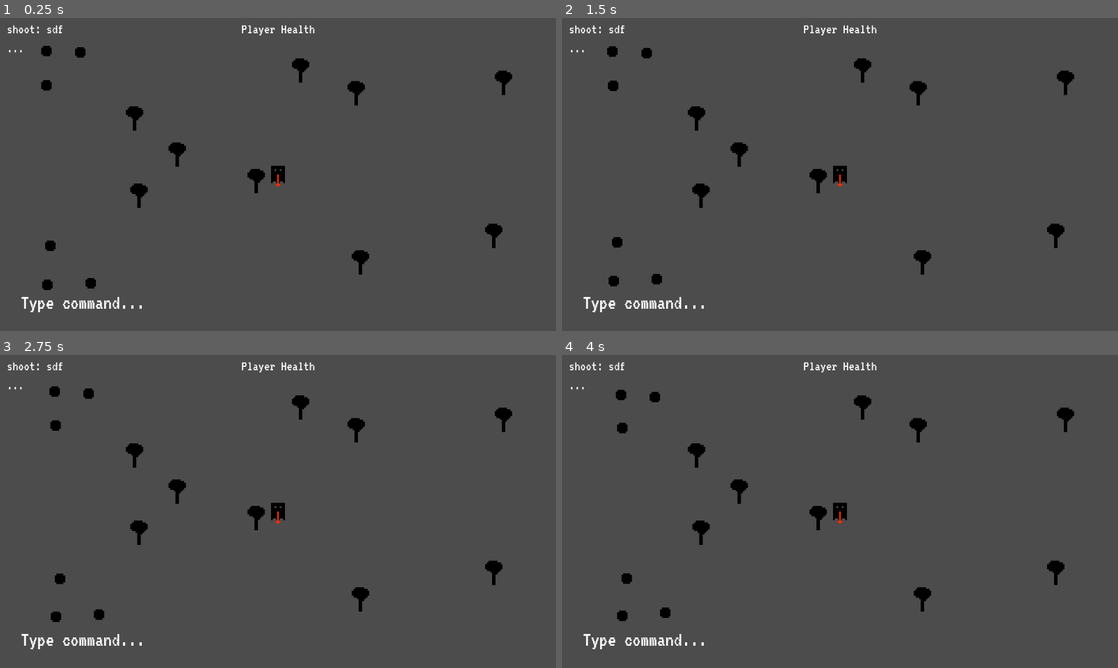
Above: before the commit, frames 1-4 (two rows, left to right).
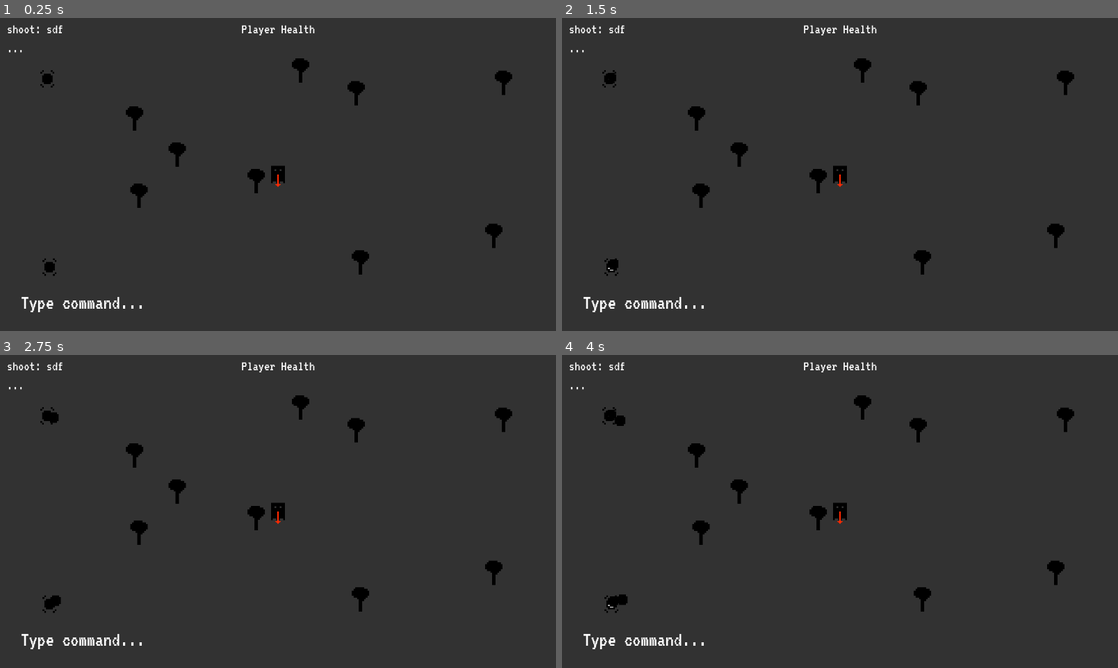
Above: after the commit, the same moments.

Repository: Anudin/LD41
Game: Godot game, scene res://Main.tscn
The game is run twice, just before and just after one commit, with the same random seed, the same clock (stepped at 60 frames per second) and the same inputs.
Inputs:
- Up to frame 1 (0.25 s): no input
- Up to frame 2 (1.5 s): tap Enter at 0.5, 0.6 s; tap Space at 0.77 s; tap Backspace at 1.35 s
- Up to frame 3 (2.75 s): tap Space at 1.52 s; tap Delete at 2.1 s
- Up to frame 4 (4 s): tap Enter at 2.85 s; tap Space at 3.02, 3.77 s; tap Backspace at 3.6 s

The runs differ from the first frame. In frame 1, 98% of the frame differs, in the area x 0-100%, y 0-100%; in frame 2, 98%; in frame 3, 98%; in frame 4, 98%.

Commit message:
fixed spawns with limited respawner

Diff:
--- a/Main.gd
+++ b/Main.gd
@@ -16,9 +16,10 @@
 	update_temp_commands_display()
 
 func _process(delta):
-	if get_tree().get_nodes_in_group("enemies").size() == 0:
-		print("You're a winner!")
-		call_deferred("restart_game")
+	pass
+#	if get_tree().get_nodes_in_group("enemies").size() == 0:
+#		print("You're a winner!")
+#		call_deferred("restart_game")
 
 func verify_command(command):
 	if COMMANDS.has(command):
--- a/Main.tscn
+++ b/Main.tscn
@@ -4,7 +4,7 @@
 [ext_resource path="res://fonts/VT323-Regular.ttf" type="DynamicFontData" id=2]
 [ext_resource path="res://TextInput/TextInput.tscn" type="PackedScene" id=3]
 [ext_resource path="res://environment/Tree.tscn" type="PackedScene" id=4]
-[ext_resource path="res://AI/AI.tscn" type="PackedScene" id=5]
+[ext_resource path="res://Spawns/Spawn.tscn" type="PackedScene" id=5]
 [ext_resource path="res://Player/Player.tscn" type="PackedScene" id=6]
 
 [sub_resource type="DynamicFont" id=1]
@@ -25,6 +25,7 @@
 
 [node name="UI" type="Control" parent="." index="0"]
 
+editor/display_folded = true
 anchor_left = 0.0
 anchor_top = 0.0
 anchor_right = 0.0
@@ -155,31 +156,15 @@
 
 position = Vector2( 319.598, 436.548 )
 
+[node name="Spawn" parent="Level" index="9" instance=ExtResource( 5 )]
+
+position = Vector2( 108.562, 140.296 )
+
+[node name="Spawn2" parent="Level" index="10" instance=ExtResource( 5 )]
+
+position = Vector2( 113.573, 572.874 )
+
 [node name="AI" type="Node2D" parent="." index="2"]
-
-[node name="AI3" parent="AI" index="0" instance=ExtResource( 5 )]
-
-position = Vector2( 104.559, 74.7488 )
-
-[node name="AI5" parent="AI" index="1" instance=ExtResource( 5 )]
-
-position = Vector2( 104.924, 154.703 )
-
-[node name="AI6" parent="AI" index="2" instance=ExtResource( 5 )]
-
-position = Vector2( 183.381, 78.0846 )
-
-[node name="AI4" parent="AI" index="3" instance=ExtResource( 5 )]
-
-position = Vector2( 106.834, 615.164 )
-
-[node name="AI7" parent="AI" index="4" instance=ExtResource( 5 )]
-
-position = Vector2( 114.236, 524.483 )
-
-[node name="AI8" parent="AI" index="5" instance=ExtResource( 5 )]
-
-position = Vector2( 206.768, 611.463 )
 
 [node name="Player" parent="." index="3" instance=ExtResource( 6 )]
 
--- /dev/null
+++ b/Spawns/Spawn.gd
@@ -0,0 +1,30 @@
+extends AnimatedSprite
+
+export var SPAWN_SPEED_SECS = 2.5
+export var MAX = 5
+
+var AI = preload("res://AI/AI.tscn")
+
+var spawned = 0
+
+func _ready():
+	$Timer.wait_time = SPAWN_SPEED_SECS
+
+#func _process(delta):
+#	# Called every frame. Delta is time since last frame.
+#	# Update game logic here.
+#	pass
+
+func _on_animation_finished():
+	play("default")
+
+func _on_timeout():
+	if spawned >= MAX:
+		return
+
+	play("open")
+	var spawn = AI.instance()
+	spawn.position = position
+	$"/root/Main/AI".add_child(spawn)
+
+	spawned += 1
--- /dev/null
+++ b/Spawns/Spawn.tscn
@@ -0,0 +1,42 @@
+[gd_scene load_steps=7 format=2]
+
+[ext_resource path="res://Spawns/spawn_open0.png" type="Texture" id=1]
+[ext_resource path="res://Spawns/spawn_open1.png" type="Texture" id=2]
+[ext_resource path="res://Spawns/spawn_open2.png" type="Texture" id=3]
+[ext_resource path="res://Spawns/spawn_open3.png" type="Texture" id=4]
+[ext_resource path="res://Spawns/Spawn.gd" type="Script" id=5]
+
+[sub_resource type="SpriteFrames" id=1]
+
+animations = [ {
+"frames": [ ExtResource( 1 ), ExtResource( 2 ), ExtResource( 3 ), ExtResource( 4 ), ExtResource( 1 ) ],
+"loop": true,
+"name": "open",
+"speed": 5.0
+}, {
+"frames": [ ExtResource( 1 ) ],
+"loop": true,
+"name": "default",
+"speed": 5.0
+} ]
+
+[node name="Spawn" type="AnimatedSprite"]
+
+scale = Vector2( 4, 4 )
+frames = SubResource( 1 )
+animation = "default"
+script = ExtResource( 5 )
+_sections_unfolded = [ "Transform" ]
+SPAWN_SPEED_SECS = 2.5
+MAX = 5
+
+[node name="Timer" type="Timer" parent="." index="0"]
+
+process_mode = 1
+wait_time = 1.0
+one_shot = false
+autostart = true
+
+[connection signal="animation_finished" from="." to="." method="_on_animation_finished"]
+
+[connection signal="timeout" from="Timer" to="." method="_on_timeout"]
--- a/project.godot
+++ b/project.godot
@@ -49,4 +49,5 @@
 
 [rendering]
 
+environment/default_clear_color=Color( 0.2, 0.2, 0.2, 1 )
 environment/default_environment="res://default_env.tres"
Binary file added: Spawns/spawn_open0.png
Not shown, added: Spawns/spawn_open0.png.import
Binary file added: Spawns/spawn_open1.png
Not shown, added: Spawns/spawn_open1.png.import
Binary file added: Spawns/spawn_open2.png
Not shown, added: Spawns/spawn_open2.png.import
Binary file added: Spawns/spawn_open3.png
Not shown, added: Spawns/spawn_open3.png.import
